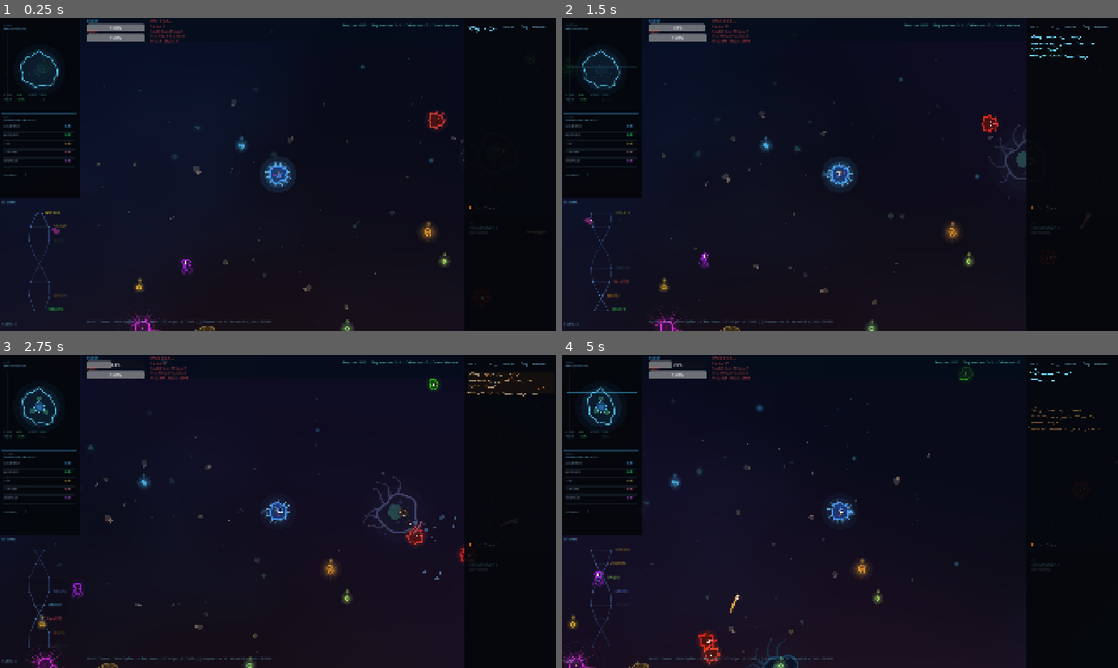
Above: before the commit, frames 1-4 (two rows, left to right).
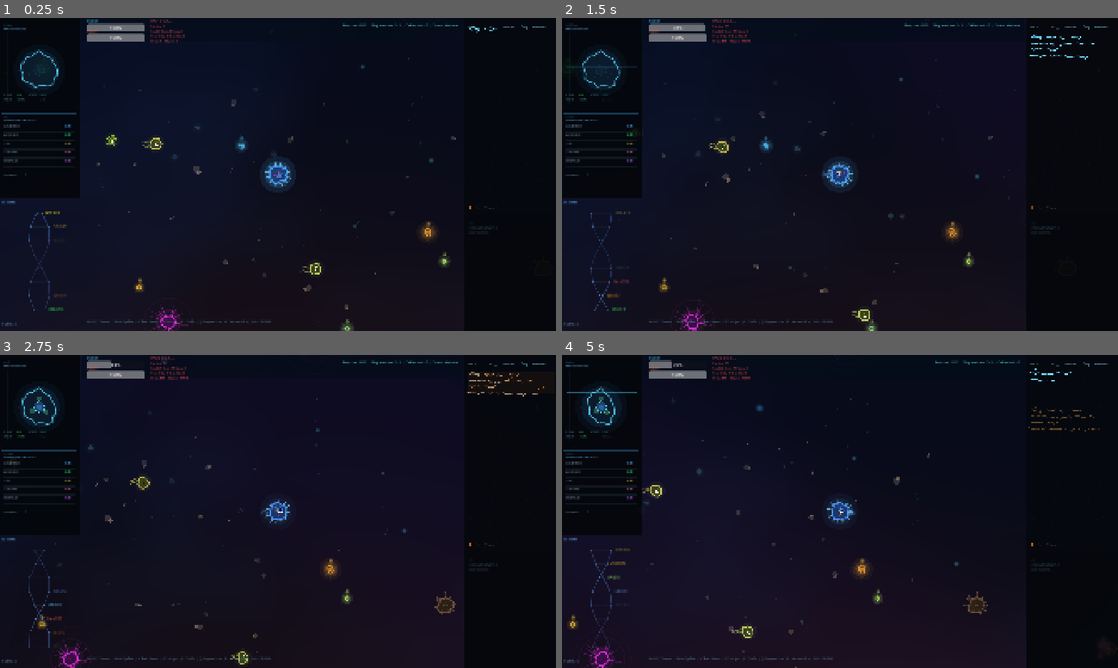
Above: after the commit, the same moments.

Repository: gnoobs75/3volov3
Game: Godot game, scene res://scenes/cell_stage.tscn
Same seed, same stepped clock (60 frames per second), same inputs: the game is played once before the commit and once after it. This scene is started directly instead of the project's main scene.
Inputs (mouse positions are in pixels of both pictures, inside the frame that each line leads up to):
- Up to frame 1 (0.25 s): no input
- Up to frame 2 (1.5 s): move the mouse to (962, 158) at 0.52 s; press the mouse at (962, 158) at 0.53 s; hold D (move_right) 0.53-1.25 s; release the mouse at (962, 158) at 1.25 s; drag from (728, 190) to (840, 174) at 1.27 s
- Up to frame 3 (2.75 s): move the mouse to (333, 442) at 2.02 s; hold D (move_right) from 2.03 s (still down); hold Q (focus_out) from 2.03 s (still down)
- Up to frame 4 (5 s): release D (move_right) at 2.75 s; release Q (focus_out) at 2.75 s; drag from (812, 574) to (706, 483) at 2.77 s; move the mouse to (1006, 558) at 3.52 s; hold A (move_left) 3.53-4.25 s; tap F (metabolize) at 3.6 s; drag from (673, 464) to (951, 376) at 4.27 s

The runs differ from the first frame. In frame 1, 0.8% of the frame differs, in the area x 9-84%, y 29-100%; in frame 2, 1.0%; in frame 3, 1.5%, in the area x 4-84%, y 3-100%; in frame 4, 1.4%.

Commit message:
Fix performance regression: viewport culling, spawn moderation, conditional overlay
- Add viewport distance culling to 11 entity scripts: skip queue_redraw()
  when entity is >1200px from camera, eliminating 30-70 draw calls per
  off-screen entity per frame
- Moderate spawn tables: remove guaranteed spawns for expensive entities
  (enemies, snakes, competitors) while keeping food density increases
- Make overlay redraw conditional: only queue_redraw() when low health
  pulse, sensory notification, or death recap is actually active

Co-Authored-By: Claude Opus 4.6 <noreply@anthropic.com>

Diff:
--- a/scripts/cell_stage/blocker_organism.gd
+++ b/scripts/cell_stage/blocker_organism.gd
@@ -77,7 +77,9 @@
 	else:
 		_eye_roll_angle = lerpf(_eye_roll_angle, 0.0, delta * 3.0)
 
-	queue_redraw()
+	var _vp_cam := get_viewport().get_camera_2d()
+	if not _vp_cam or global_position.distance_squared_to(_vp_cam.global_position) < 1440000.0:
+		queue_redraw()
 
 func _draw() -> void:
 	# Shadow
--- a/scripts/cell_stage/cell_stage_manager.gd
+++ b/scripts/cell_stage/cell_stage_manager.gd
@@ -168,8 +168,8 @@
 	elif energy_ratio > 0.35:
 		_energy_warning_played = false
 
-	# Request overlay redraw
-	if _overlay:
+	# Request overlay redraw only when an effect is active
+	if _overlay and (_low_health_pulse > 0 or _sensory_notify_timer > 0 or _death_recap_active):
 		_overlay.queue_redraw()
 
 	# Keep background centered on player for infinite world feel
--- a/scripts/cell_stage/competitor_cell.gd
+++ b/scripts/cell_stage/competitor_cell.gd
@@ -107,7 +107,9 @@
 		else:
 			_is_blinking = true
 			_blink_timer = 0.12
-	queue_redraw()
+	var _vp_cam := get_viewport().get_camera_2d()
+	if not _vp_cam or global_position.distance_squared_to(_vp_cam.global_position) < 1440000.0:
+		queue_redraw()
 
 func _do_wander(delta: float) -> void:
 	wander_timer -= delta
--- a/scripts/cell_stage/current_zone.gd
+++ b/scripts/cell_stage/current_zone.gd
@@ -60,7 +60,9 @@
 				FlowType.THERMAL_VENT:
 					p.pos = Vector2(randf_range(-zone_radius * 0.3, zone_radius * 0.3), zone_radius * 0.5)
 			p.life = 1.0
-	queue_redraw()
+	var _vp_cam := get_viewport().get_camera_2d()
+	if not _vp_cam or global_position.distance_squared_to(_vp_cam.global_position) < 1440000.0:
+		queue_redraw()
 
 func _get_flow_at(local_pos: Vector2) -> Vector2:
 	var dist: float = local_pos.length()
--- a/scripts/cell_stage/dart_predator.gd
+++ b/scripts/cell_stage/dart_predator.gd
@@ -128,7 +128,9 @@
 		_lunge_stretch = maxf(_lunge_stretch - delta * 4.0, 0.0)
 
 	move_and_slide()
-	queue_redraw()
+	var _vp_cam := get_viewport().get_camera_2d()
+	if not _vp_cam or global_position.distance_squared_to(_vp_cam.global_position) < 1440000.0:
+		queue_redraw()
 
 func _do_patrol(delta: float) -> void:
 	_patrol_timer -= delta
--- a/scripts/cell_stage/enemy_cell.gd
+++ b/scripts/cell_stage/enemy_cell.gd
@@ -158,7 +158,9 @@
 		else:
 			_is_blinking = true
 			_blink_timer = 0.1
-	queue_redraw()
+	var _vp_cam := get_viewport().get_camera_2d()
+	if not _vp_cam or global_position.distance_squared_to(_vp_cam.global_position) < 1440000.0:
+		queue_redraw()
 
 func _draw() -> void:
 	var health_ratio: float = health / max_health
--- a/scripts/cell_stage/hazard_organism.gd
+++ b/scripts/cell_stage/hazard_organism.gd
@@ -112,7 +112,9 @@
 			body.take_damage(damage_per_second * delta)
 	# Remove invalid refs
 	_touching_bodies = _touching_bodies.filter(func(b): return is_instance_valid(b))
-	queue_redraw()
+	var _vp_cam := get_viewport().get_camera_2d()
+	if not _vp_cam or global_position.distance_squared_to(_vp_cam.global_position) < 1440000.0:
+		queue_redraw()
 
 func _draw() -> void:
 	match hazard_type:
--- a/scripts/cell_stage/leviathan.gd
+++ b/scripts/cell_stage/leviathan.gd
@@ -159,7 +159,9 @@
 	_update_vacuum_particles(delta)
 
 	move_and_slide()
-	queue_redraw()
+	var _vp_cam := get_viewport().get_camera_2d()
+	if not _vp_cam or global_position.distance_squared_to(_vp_cam.global_position) < 1440000.0:
+		queue_redraw()
 
 func _do_drift(delta: float) -> void:
 	_drift_timer -= delta
--- a/scripts/cell_stage/parasite_organism.gd
+++ b/scripts/cell_stage/parasite_organism.gd
@@ -82,7 +82,9 @@
 			else:
 				global_position += _flee_dir * speed * 3.0 * delta
 
-	queue_redraw()
+	var _vp_cam := get_viewport().get_camera_2d()
+	if not _vp_cam or global_position.distance_squared_to(_vp_cam.global_position) < 1440000.0:
+		queue_redraw()
 
 func _on_body_entered(body: Node2D) -> void:
 	if state == State.ATTACHED:
--- a/scripts/cell_stage/repeller_organism.gd
+++ b/scripts/cell_stage/repeller_organism.gd
@@ -73,7 +73,9 @@
 				var strength: float = (1.0 - dist / repel_range) * repel_force * 1.5
 				var push_dir: Vector2 = (p.global_position - global_position).normalized()
 				p.global_position += push_dir * strength * delta
-	queue_redraw()
+	var _vp_cam := get_viewport().get_camera_2d()
+	if not _vp_cam or global_position.distance_squared_to(_vp_cam.global_position) < 1440000.0:
+		queue_redraw()
 
 func _strip_parasites(player: Node2D) -> void:
 	if not player.has_method("attach_parasite"):
--- a/scripts/cell_stage/snake_prey.gd
+++ b/scripts/cell_stage/snake_prey.gd
@@ -149,7 +149,9 @@
 
 	_time += delta
 	_panic_level = clampf(_panic_level, 0.0, 1.0)
-	queue_redraw()
+	var _vp_cam := get_viewport().get_camera_2d()
+	if not _vp_cam or global_position.distance_squared_to(_vp_cam.global_position) < 1440000.0:
+		queue_redraw()
 
 func _do_idle(delta: float) -> void:
 	wander_timer -= delta
--- a/scripts/cell_stage/virus_organism.gd
+++ b/scripts/cell_stage/virus_organism.gd
@@ -133,7 +133,9 @@
 			else:
 				global_position += _flee_dir * speed * 2.5 * delta
 
-	queue_redraw()
+	var _vp_cam := get_viewport().get_camera_2d()
+	if not _vp_cam or global_position.distance_squared_to(_vp_cam.global_position) < 1440000.0:
+		queue_redraw()
 
 func _on_body_entered(body: Node2D) -> void:
 	if state == State.ATTACHED:
--- a/scripts/cell_stage/world_chunk_manager.gd
+++ b/scripts/cell_stage/world_chunk_manager.gd
@@ -30,27 +30,27 @@
 # Spawn tables per biome: {type: [min_count, max_count]}
 const SPAWN_TABLES: Dictionary = {
 	Biome.NORMAL: {
-		"food": [3, 6], "enemy": [0, 2], "competitor": [0, 1], "snake": [1, 2],
+		"food": [3, 6], "enemy": [0, 1], "competitor": [0, 1], "snake": [0, 1],
 		"hazard": [0, 1], "repeller": [0, 0], "blocker": [0, 1], "parasite": [0, 1],
 		"virus": [0, 1], "dart_predator": [0, 0], "leviathan": [0, 0],
 	},
 	Biome.THERMAL_VENT: {
-		"food": [3, 5], "enemy": [1, 2], "competitor": [0, 1], "snake": [1, 2],
+		"food": [3, 5], "enemy": [0, 2], "competitor": [0, 1], "snake": [0, 1],
 		"hazard": [0, 2], "repeller": [0, 1], "blocker": [0, 1], "parasite": [0, 1],
 		"virus": [0, 1], "dart_predator": [0, 1], "leviathan": [0, 0],
 	},
 	Biome.DEEP_ABYSS: {
-		"food": [2, 3], "enemy": [1, 2], "competitor": [0, 1], "snake": [0, 1],
+		"food": [2, 3], "enemy": [0, 2], "competitor": [0, 1], "snake": [0, 1],
 		"hazard": [0, 2], "repeller": [0, 1], "blocker": [0, 1], "parasite": [0, 1],
 		"virus": [0, 1], "dart_predator": [0, 1], "leviathan": [0, 1],
 	},
 	Biome.SHALLOWS: {
-		"food": [5, 8], "enemy": [0, 1], "competitor": [1, 2], "snake": [1, 3],
+		"food": [5, 8], "enemy": [0, 1], "competitor": [0, 2], "snake": [0, 2],
 		"hazard": [0, 0], "repeller": [0, 0], "blocker": [0, 1], "parasite": [0, 1],
 		"virus": [0, 0], "dart_predator": [0, 0], "leviathan": [0, 0],
 	},
 	Biome.NUTRIENT_RICH: {
-		"food": [6, 9], "enemy": [0, 1], "competitor": [1, 2], "snake": [1, 2],
+		"food": [6, 9], "enemy": [0, 1], "competitor": [0, 2], "snake": [0, 1],
 		"hazard": [0, 1], "repeller": [0, 0], "blocker": [0, 1], "parasite": [0, 1],
 		"virus": [0, 1], "dart_predator": [0, 1], "leviathan": [0, 0],
 	},
